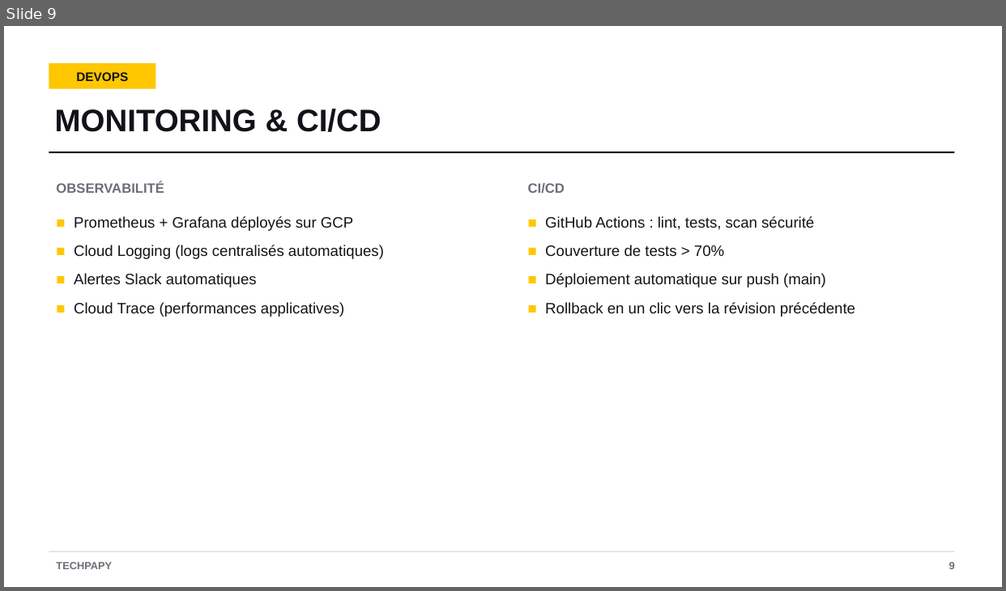
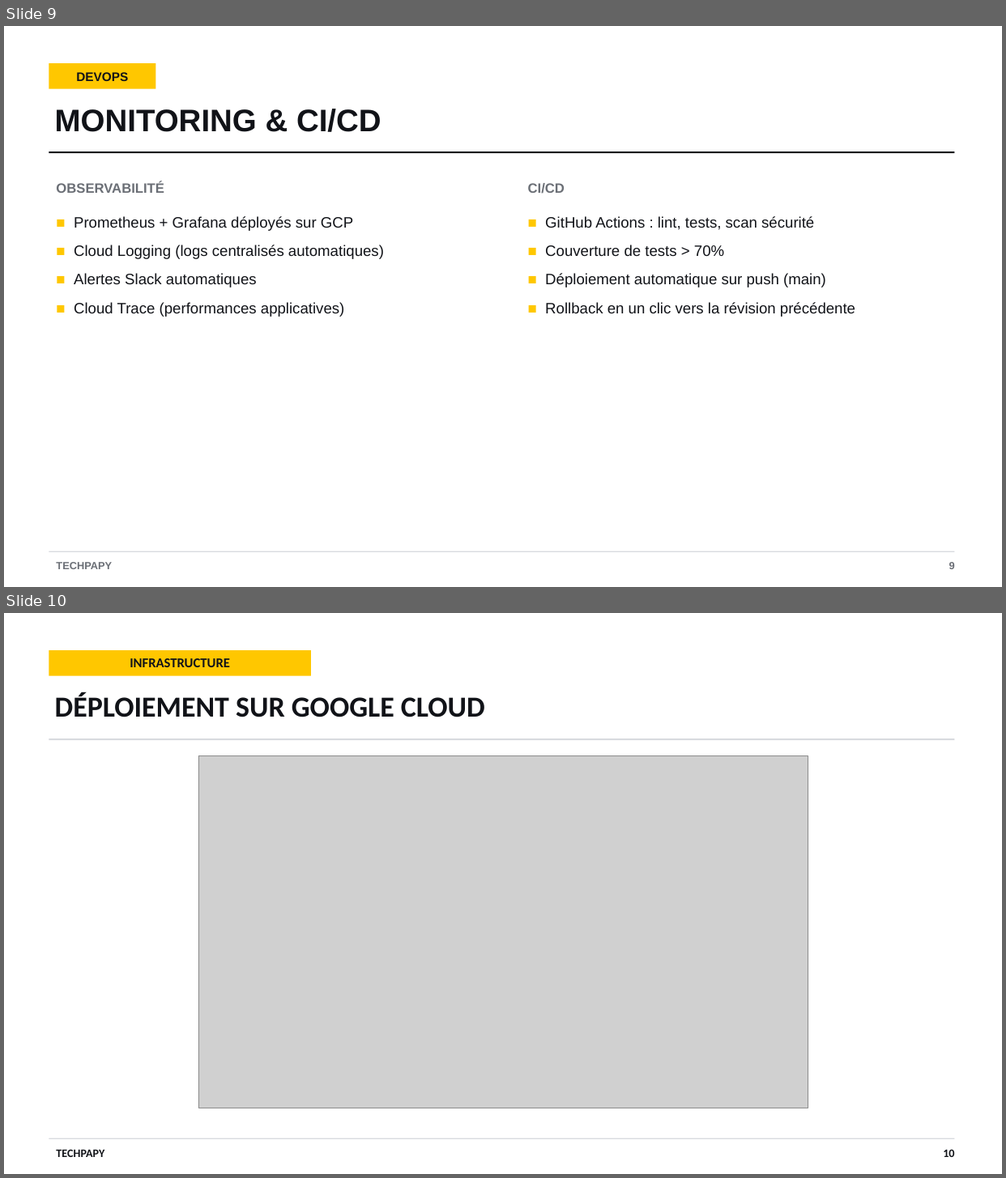
Before and after one commit to wiameazim/Techpapy_v1, a slide deck: TechPapy_Presentation.pptx. Shown one above the other, each under a label of ours: slide 9 before the commit, slides 9 and 10 after it. The pictures are 1006x591 and 1006x1178 pixels, drawn with LibreOffice and Linux fonts; fonts in the diff are those of the drawing; grey boxes stand for pictures. Boxes give left, top, right and bottom in pixels: in the first picture for what was removed or moved away, otherwise in the second. Text is boxed around its words. In the diff, an @@ line names an element or a change of style, - is before the commit and + after.

Commit message:
Add architecture/GCP infra diagrams, remove AI mentions, update repo links

```diff
--- a/TechPapy_Presentation.pptx
+++ b/TechPapy_Presentation.pptx
@@ slide 10 added at [4,613,1002,1174], background #FFFFFF @@
@@ rectangle added at [49,650,311,676], fill #FFC700 @@
@@ text added at [130,658,230,667], 13 pt, text #111318, bold @@
+INFRASTRUCTURE
@@ text added at [55,692,485,717], 28 pt, text #111318, bold @@
+DÉPLOIEMENT SUR GOOGLE CLOUD
@@ rectangle added at [49,739,955,740], fill #D8DADF @@
@@ picture added at [198,756,808,1108] @@
@@ rectangle added at [49,1139,955,1139], fill #D8DADF @@
@@ text added at [56,1149,104,1157], 11 pt, text #111318, bold @@
+TECHPAPY
@@ text added at [943,1149,954,1157], 11 pt, text #111318, bold @@
+10
```
Also in this commit, not shown: 3 slides changed, 1 slide removed, 4 other files.
